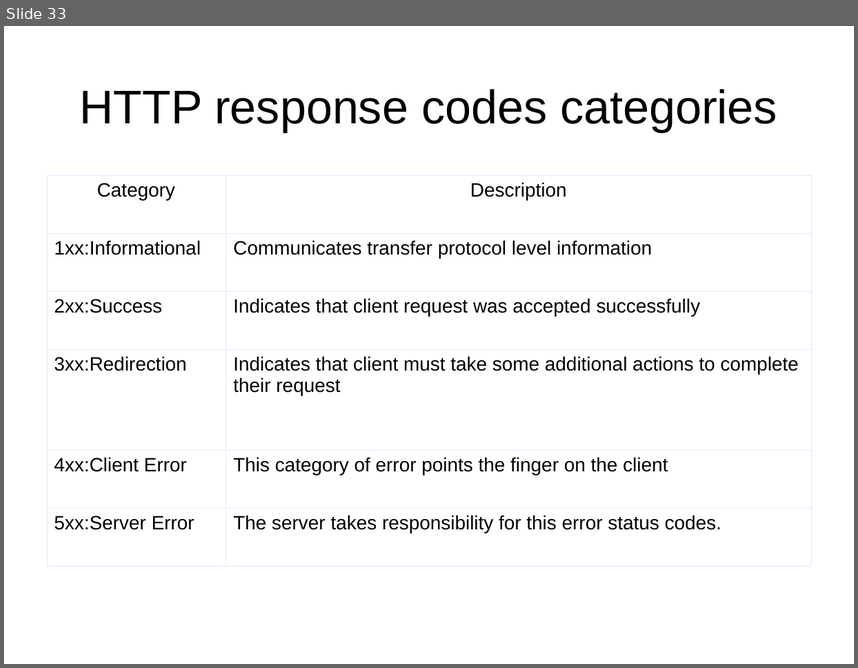
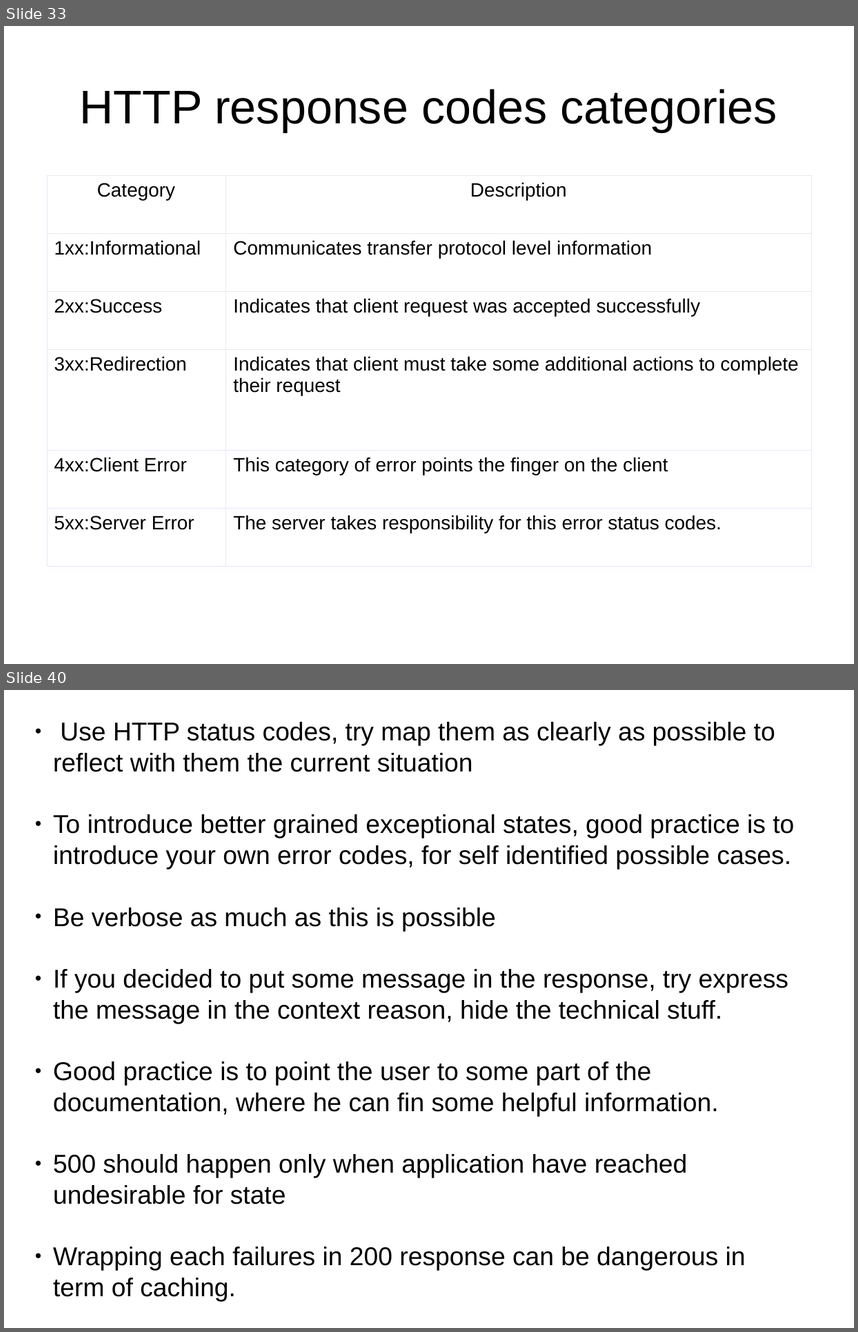
Before and after one commit to netzu/rest-presentation, a slide deck: RestfulFundaments.odp. Shown one above the other, each under a label of ours: slide 33 before the commit, slides 33 and 40 after it; the slides between them are not shown. The pictures are 858x668 and 858x1332 pixels, drawn with LibreOffice and Linux fonts; fonts in the diff are those of the drawing. Boxes give left, top, right and bottom in pixels: in the first picture for what was removed or moved away, otherwise in the second. Text is boxed around its words. In the diff, an @@ line names an element or a change of style, - is before the commit and + after.

```diff
--- a/RestfulFundaments.odp
+++ b/RestfulFundaments.odp
@@ slide 40 added at (x1=4, y1=690, x2=854, y2=1328), background #FFFFFF @@
@@ subtitle added at (x1=53, y1=722, x2=794, y2=1270), 24 pt, text #000000 @@
+● Use HTTP status codes, try map them as clearly as possible to reflect with them the current situation
+● To introduce better grained exceptional states, good practice is to introduce your own error codes, for self identified possible cases.
+● Be verbose as much as this is possible
+● If you decided to put some message in the response, try express the message in the context reason, hide the technical stuff.
+● Good practice is to point the user to some part of the documentation, where he can fin some helpful information.
+● 500 should happen only when application have reached undesirable for state
+● Wrapping each failures in 200 response can be dangerous in term of caching.
```
Also in this commit, not shown: 2 slides changed, 16 other slides added, 1 other file.
